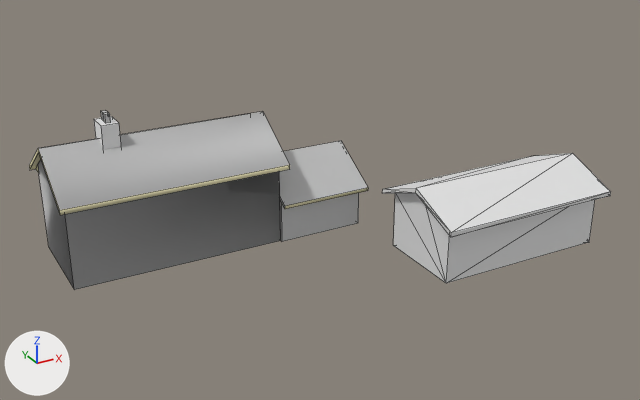
The FBX model Unity Project/Giroux-CAP6117-SANC - crown/Assets/Models/Buildings/Building1/bldgtest.fbx: old version first, new version second.
The view is the same before and after, from a 50 mm lens placed at (-16.3, -25.85, 12.11), pointed at (-4.69, -4.73, 1.55). The axes (+X, +Y, +Z) are drawn at lower left. The lights are the same throughout. Mesh edges are drawn as thin lines. Vertices at the same position are counted once.

In view in the first picture: 'House', 'House.005', 'House.009', 'mesh1'.
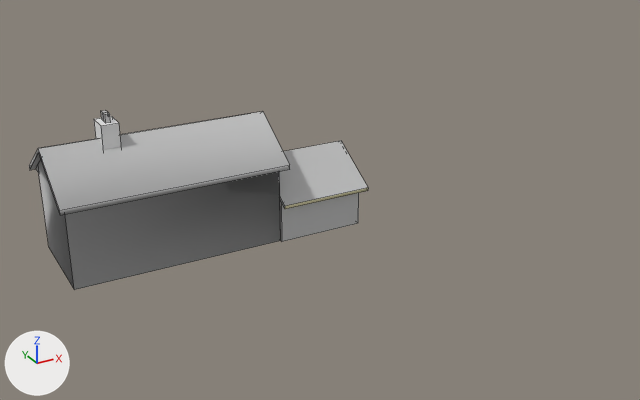
The change, as a diff of the scene's bpy script:
```diff
--- a/Unity Project/Giroux-CAP6117-SANC - crown/Assets/Models/Buildings/Building1/bldgtest.fbx.py
+++ b/Unity Project/Giroux-CAP6117-SANC - crown/Assets/Models/Buildings/Building1/bldgtest.fbx.py
@@ me_plane_013 @@
 # used by ob_house_009; location = (-2.4, 0.5, -1.39)
-me_plane_013.from_pydata(...)  # 31 vertices, 19 faces; spans x -9.68..-2.96, y -4.6..-0.61, z 3.8..5.11
+me_plane_013.from_pydata(...)  # 31 vertices, 17 faces; spans x -9.68..-2.96, y -4.6..-0.61, z 3.8..5.11
+# me_plane_013 part 1: 14 faces spanning x -9.68..-2.96, y -4.6..-0.61, z 3.8..5.11 switch from mat_metal (beige #fff8cb) to mat_brick (light grey #c1c1c1)
 me_plane_013.materials.append(mat_brickroof)
@@ ob_mesh1 @@
-ob_mesh1 = bpy.data.objects.new('mesh1', me_mesh1)
-ob_mesh1.location = (0.0, -0.96, 0.01)
```

Where the change shows, as pixel boxes (x1, y1, x2, y2) in the pictures (640 x 400 px):
'mesh1', deleted
    before: (382, 153, 611, 283)
part 1 of me_plane_013, recoloured (beige to grey)
    both: (29, 148, 290, 215)
